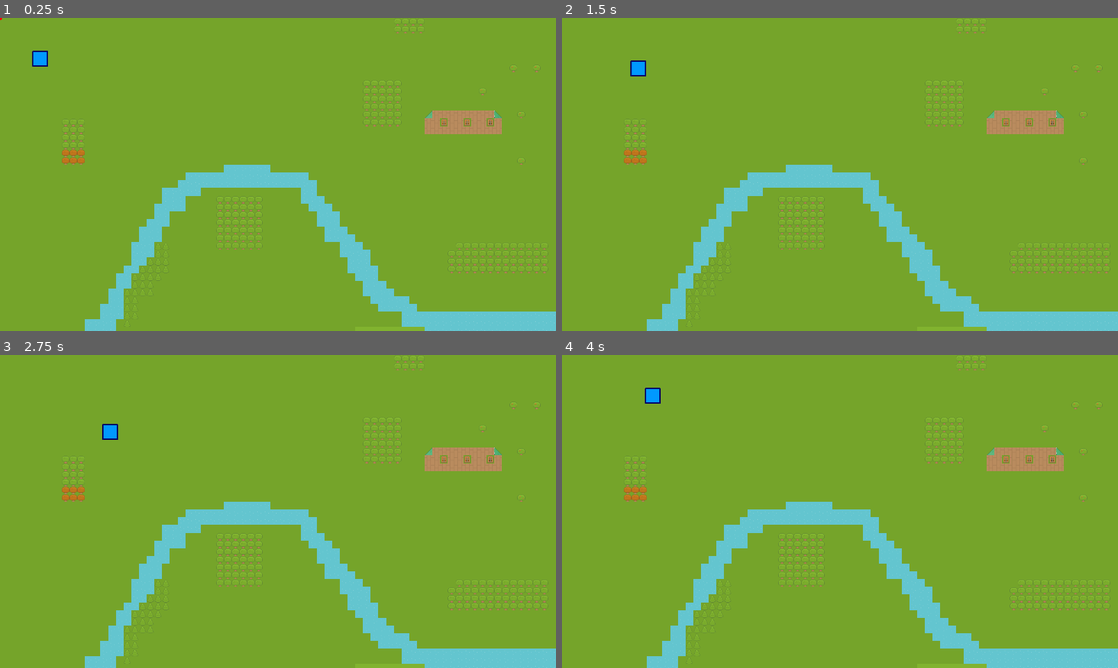
Above: before the commit, frames 1-4 (two rows, left to right).
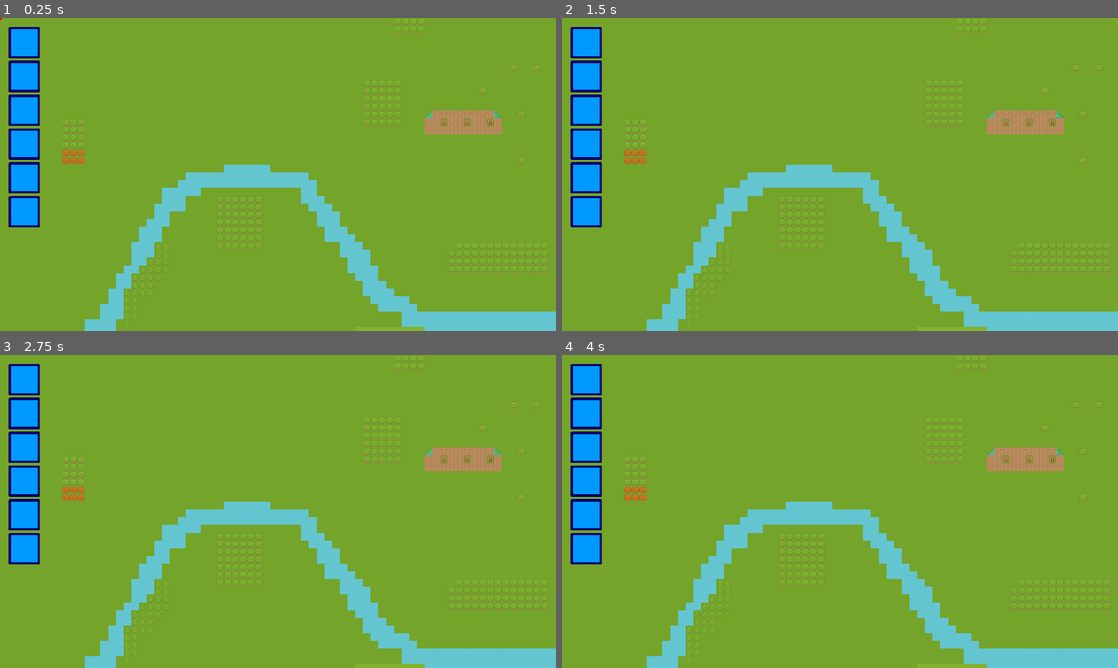
Above: after the commit, the same moments.

Repository: Dmitriy154/troops
Game: Godot game, scene res://world/world.tscn
Same seed, same stepped clock (60 frames per second), same inputs: the game is played once before the commit and once after it.
Inputs (mouse positions are in pixels of both pictures, inside the frame that each line leads up to):
- Up to frame 1 (0.25 s): no input
- Up to frame 2 (1.5 s): tap Enter at 0.5 s; move the mouse to (962, 158) at 0.52 s; press the mouse at (962, 158) at 0.53 s; hold Right (ui_right) 0.53-1.28 s; move the mouse to (728, 190) at 1.27 s; release the mouse at (728, 190) at 1.28 s; hold Down (ui_down) from 1.28 s (still down); click (728, 190) at 1.35 s
- Up to frame 3 (2.75 s): move the mouse to (333, 442) at 2.02 s; release Down (ui_down) at 2.03 s; press the mouse at (333, 442) at 2.03 s; hold Right (ui_right) from 2.03 s (still down)
- Up to frame 4 (4 s): move the mouse to (812, 574) at 2.77 s; release Right (ui_right) at 2.78 s; release the mouse at (812, 574) at 2.78 s; hold Up (ui_up) 2.78-3.53 s; click (812, 574) at 2.85 s; move the mouse to (1006, 558) at 3.52 s; press the mouse at (1006, 558) at 3.53 s; hold Left (ui_left) from 3.53 s (still down)

The runs differ from the first frame. In frame 1, 3.5% of the frame differs, in the area x 1-9%, y 2-67%; in frame 2, 3.6%; in frame 3, 3.6%, in the area x 1-22%, y 2-67%; in frame 4, 3.6%.

Commit message:
конец недели

Diff:
--- /dev/null
+++ b/main.gd
@@ -0,0 +1,23 @@
+extends Node
+#главный скрип, глобальный
+#
+#
+#
+#
+#
+#
+#
+#
+#
+#
+#
+#
+
+# Called when the node enters the scene tree for the first time.
+func _ready():
+	pass # Replace with function body.
+
+
+# Called every frame. 'delta' is the elapsed time since the previous frame.
+func _process(delta):
+	pass
--- a/project.godot
+++ b/project.godot
@@ -14,6 +14,10 @@
 run/main_scene="res://world/world.tscn"
 config/features=PackedStringArray("4.0", "Mobile")
 config/icon="res://troop/icon.svg"
+
+[autoload]
+
+Main="*res://main.gd"
 
 [display]
 
@@ -38,4 +42,4 @@
 
 [rendering]
 
-renderer/rendering_method="mobile"
+renderer/rendering_method="gl_compatibility"
--- a/troop/troop.gd
+++ b/troop/troop.gd
@@ -1,32 +1,49 @@
+class_name Troop
 extends CharacterBody2D
+#TROOP класс войска
 
-@export var speed = 100
+# состояния: активно (выделено), покой, прогулка, бег, атака, защита, отступление
+enum State {idle=0, walk=1, run=2, attack=3, defense=4, retreat=5}
 
-var target = Vector2.ZERO
+var state = State.idle
+var active: int = 0	#стадия активности, 1-клик по войску, 2-активно на след. кадр
+var speed: float = 100
+var health: float = 100:
+	set(x): health = clamp(x,0,100)
+
+
+var target := Vector2.ZERO
+#ссылка на картинку - изменим Resource
+@onready var sprite2d = $Sprite2D
 
 func _ready():
-	position = Vector2(100, 100)
-#	target = position
-#   hide()/show() - скрыть/показать текущий экземпляр
+	pass
 
-func _input(event):
+func _physics_process(_delta):
+	# если войско выделено щелчком, добавить условие - ждем второго щелчка!
+	if active == 2:
+		# ДВИЖЕНИЕ ПО КЛИКУ МЫШИ / если клик был внутри войска то return???
+		if not target == Vector2.ZERO:
+			velocity = position.direction_to(target) * speed
+			if position.distance_to(target) > 5:
+				move_and_slide()
+			else:
+				active = 0
+				$fon.hide()
+
+
+func _unhandled_input(event):
 	if event.is_action_pressed("click"):
 		target = get_global_mouse_position()
+		if active == 1: active = 2
 
 
+func _on_input_event(_viewport, event, _shape_idx):
+	if event is InputEventMouseButton:
+		active = 1
+		$fon.show()
 
-func _physics_process(_delta):
 
-	if Input.get_axis("ui_left", "ui_right") or Input.get_axis("ui_up", "ui_down"):
-		target = Vector2.ZERO
-		velocity = Vector2(
-			Input.get_axis("ui_left", "ui_right"),
-			Input.get_axis("ui_up", "ui_down")
-			).normalized() * speed
-		move_and_slide()
-
-	if not target == Vector2.ZERO:
-		velocity = position.direction_to(target) * speed
-		#look_at(target)
-		if position.distance_to(target) > 10:
-			move_and_slide()
+func death():
+	pass
+	#смерть отряда, удаляем экз-р  queue_free()
--- a/troop/troop.tscn
+++ b/troop/troop.tscn
@@ -4,19 +4,30 @@
 [ext_resource type="Texture2D" uid="uid://b3thwit0ld1dx" path="res://asset/blue1.png" id="2_2huad"]
 
 [sub_resource type="CircleShape2D" id="CircleShape2D_adxry"]
-radius = 30.0
+radius = 32.0
 
-[node name="TROOP" type="CharacterBody2D"]
+[node name="TROOP" type="CharacterBody2D" groups=["my_troops"]]
 texture_filter = 1
-position = Vector2(17, 16)
+position = Vector2(48, 47)
+input_pickable = true
+velocity = Vector2(-100, 0)
 script = ExtResource("1_nktfh")
+
+[node name="fon" type="ColorRect" parent="."]
+visible = false
+offset_left = -38.0
+offset_top = -36.0
+offset_right = 38.0
+offset_bottom = 38.0
+color = Color(1, 1, 0.545098, 0.815686)
 
 [node name="Sprite2D" type="Sprite2D" parent="."]
 texture_filter = 1
-position = Vector2(-17, -16)
-scale = Vector2(0.5, 0.5)
 texture = ExtResource("2_2huad")
 
 [node name="CollisionShape2D" type="CollisionShape2D" parent="."]
-position = Vector2(-17, -16)
+rotation = -1.1973
 shape = SubResource("CircleShape2D_adxry")
+
+[connection signal="input_event" from="." to="." method="_on_input_event"]
+[connection signal="mouse_exited" from="." to="." method="_on_mouse_exited"]
--- a/world/world.gd
+++ b/world/world.gd
@@ -1,15 +1,20 @@
 extends Node2D
 
-##var Troop = preload("res://troop/troop.tscn")
+var troops_array: Array[Troop] = []
+@onready var troopScene = load("res://troop/troop.tscn")
 
 func _ready():
-	##var troop = Troop.instantiate()
-	##add_child(troop)
-	pass
+	for i in 6:
+		var troop = troopScene.instantiate()
+		troop.position = Vector2(50, 70*i+50)
+		troops_array.append(troop as Troop)
+		add_child(troop)
 
-func _input(event):
 
+func _unhandled_input(event):
 	if event.is_action_pressed("click"):
+		pass
+
 		$red_point.show()
 		$red_point.position = get_global_mouse_position()
 		await get_tree().create_timer(1).timeout # ждем секунду
--- a/world/world.tscn
+++ b/world/world.tscn
@@ -1,9 +1,8 @@
-[gd_scene load_steps=7 format=3 uid="uid://iiqkawd1b3uy"]
+[gd_scene load_steps=6 format=3 uid="uid://iiqkawd1b3uy"]
 
 [ext_resource type="Script" path="res://world/world.gd" id="1_a6llq"]
 [ext_resource type="Texture2D" uid="uid://puub3ad2hy6j" path="res://asset/Spritesheet/roguelikeSheet_transparent.png" id="1_qbkoc"]
 [ext_resource type="Script" path="res://world/red_point.gd" id="3_6l54m"]
-[ext_resource type="PackedScene" uid="uid://dhplgu6b2jehn" path="res://troop/troop.tscn" id="4_iwdl1"]
 
 [sub_resource type="TileSetAtlasSource" id="TileSetAtlasSource_pgh1b"]
 texture = ExtResource("1_qbkoc")
@@ -4820,6 +4819,3 @@
 
 [node name="red_point" type="Node2D" parent="."]
 script = ExtResource("3_6l54m")
-
-[node name="TROOP" parent="." instance=ExtResource("4_iwdl1")]
-position = Vector2(101, 456)
Not shown, changed: asset/blue1.png.import
Empty file added: troop/Sprite2D.gd
